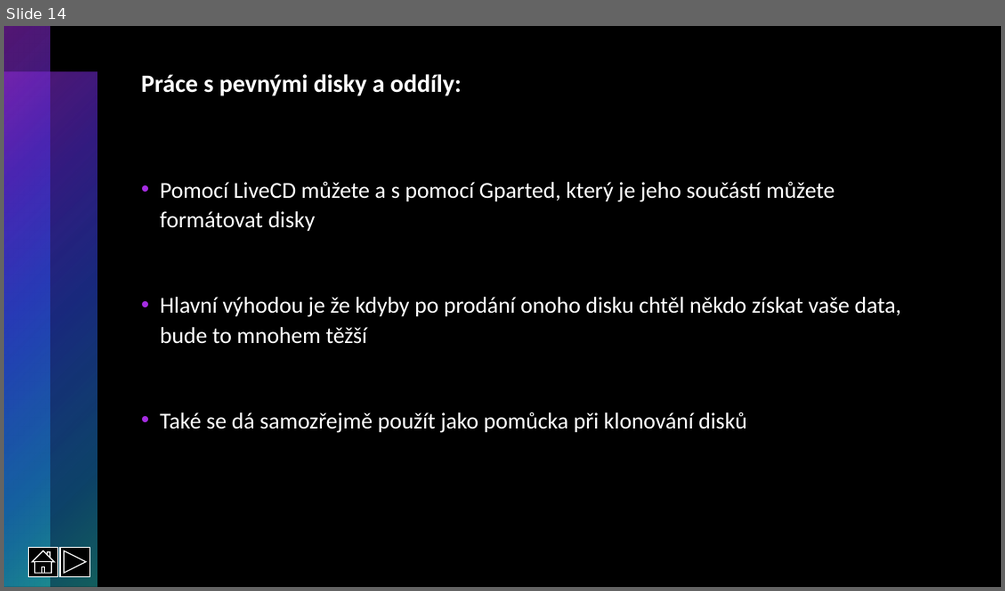
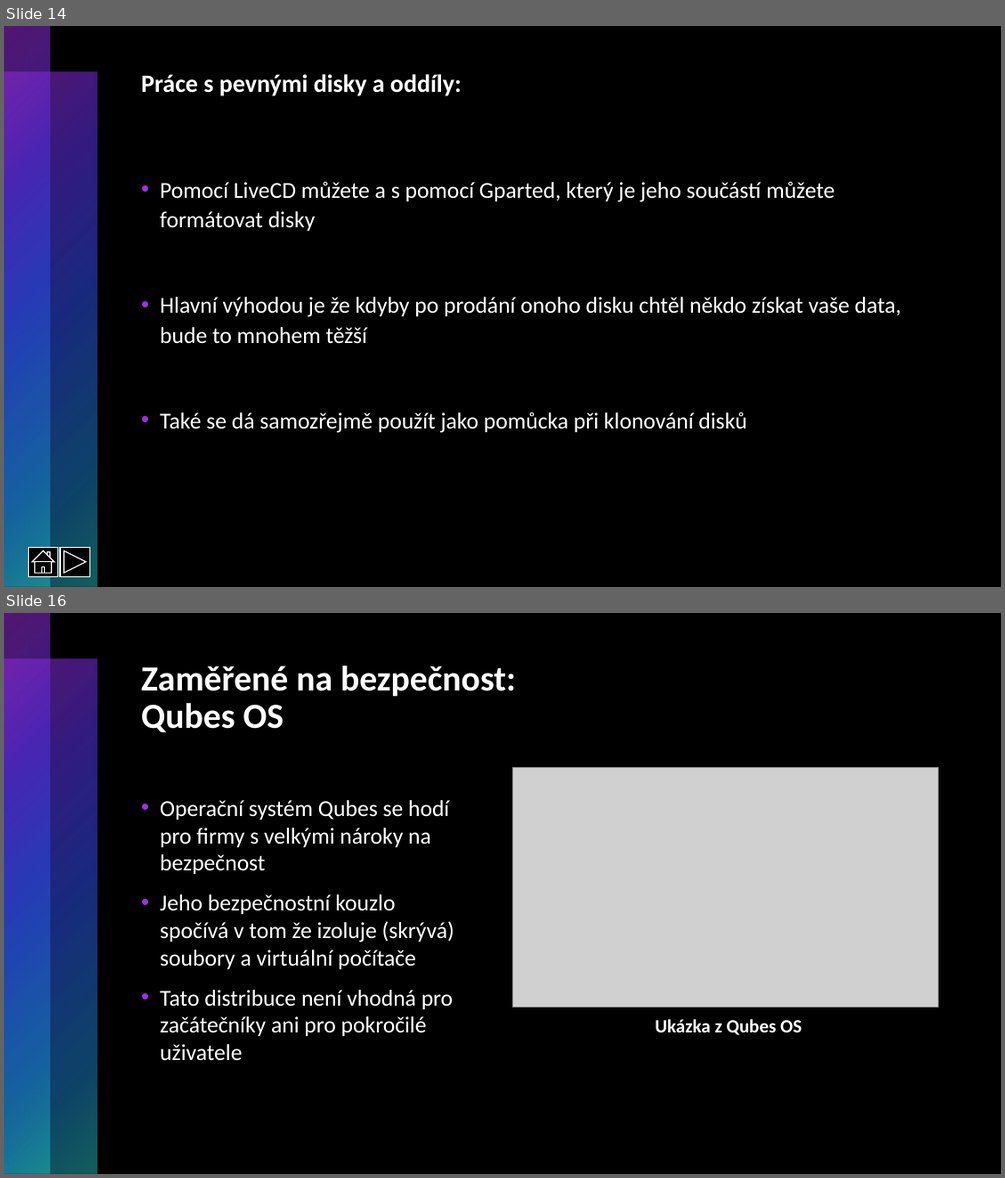
Before and after one commit to RadRoz12/Linux, a slide deck: Linux.pptx. Shown one above the other, each under a label of ours: slide 14 before the commit, slides 14 and 16 after it; the slides between them are not shown. The pictures are 1005x591 and 1005x1178 pixels, drawn with LibreOffice and Linux fonts; fonts in the diff are those of the drawing; grey boxes stand for pictures. Boxes give left, top, right and bottom in pixels: in the first picture for what was removed or moved away, otherwise in the second. Text is boxed around its words. In the diff, an @@ line names an element or a change of style, - is before the commit and + after.

```diff
--- a/Linux.pptx
+++ b/Linux.pptx
@@ slide 16 added at (4,613,1001,1174), background #000000; not listed: 2 template elements that a slide beside it also shows @@
@@ rectangle added at (4,613,1001,1174), fill #000000 @@
@@ rectangle added at (4,613,50,1174), fill gradient #A62DE3 to #562DD5 to #2D4CE3 to #1B86D1 to #25BEBE @@
@@ rectangle added at (4,659,97,1174), fill gradient #A62DE3 to #562DD5 to #2D4CE3 to #1B86D1 to #25BEBE @@
@@ title added at (141,666,516,732), 34 pt, text #FFFFFF, bold @@
+Zaměřené na bezpečnost:
+Qubes OS
@@ picture added at (513,767,938,1006) @@
@@ text added at (160,800,454,1061), 22 pt, text #FFFFFF @@
+• Operační systém Qubes se hodí pro firmy s velkými nároky na bezpečnost
+• Jeho bezpečnostní kouzlo spočívá v tom že izoluje (skrývá) soubory a virtuální počítače
+• Tato distribuce není vhodná pro začátečníky ani pro pokročilé uživatele
@@ text added at (655,1019,801,1035), 18 pt, text #FFFFFF, bold @@
+Ukázka z Qubes OS
```
Also in this commit, not shown: 8 other slides added, 1 slide removed.
